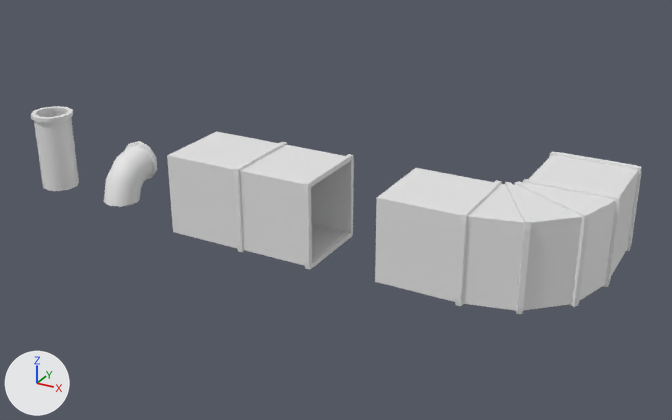
The FBX model Assets/Assets/Environment/Meshes/PipesnVents.fbx, before and after one commit.
One viewpoint serves both versions: a 50 mm camera at (4.91, -4.16, 2.33) aimed at (2.45, 0.32, 0.1). The axes (+X, +Y, +Z) are drawn at lower left. The lights are the same throughout. Where no turn or scale is listed for an object, it has been applied to the vertices.
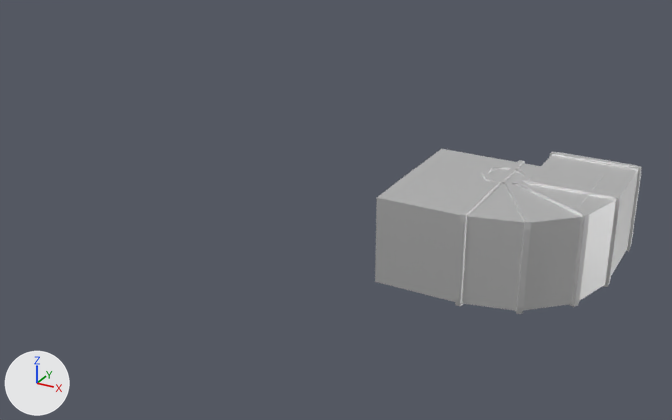
The newer file is also turned or shifted as a whole; pictures and numbers use the older file's frame.

What changed in the scene script:
```text
Add mat_material_007:
    mat_material_007 = principled_material('Material.007')
    mat_material_007.base_color = (0.8, 0.8, 0.8)  # white #e7e7e7
    mat_material_007.metallic = 1.0
    mat_material_007.roughness = 0.553
Add mat_material_004:
    mat_material_004 = principled_material('Material.004')
    mat_material_004.base_color = (0.8, 0.8, 0.8)  # white #e7e7e7
    mat_material_004.metallic = 1.0
    mat_material_004.roughness = 0.553
Add mat_material_005:
    mat_material_005 = principled_material('Material.005')
    mat_material_005.base_color = (0.8, 0.8, 0.8)  # white #e7e7e7
    mat_material_005.metallic = 1.0
    mat_material_005.roughness = 0.553
Change me_cube_013:
    where me_cube_013.from_pydata(...)  # 132 vertices, 80 faces; spans x 0.007..0.946, y -2.101..-1.591, z 0.197..0.707
    used by ob_cube_013; location = (1.658, 1.84, -0.206)
    remove me_cube_013.materials.append(mat_material)  # white #e7e7e7
    me_cube_013 part 1: the whole mesh is moved by (1.324, 0.376, 0.0)
    add me_cube_013.materials.append(mat_material_004)  # white #e7e7e7
Change me_cylinder_006:
    where me_cylinder_006.from_pydata(...)  # 124 vertices, 104 faces; spans x -1.313..-1.063, y -0.117..0.218, z -0.003..0.327
    used by ob_cylinder_006; location = (2.251, 0.0, 0.0)
    me_cylinder_006 part 3: the whole mesh is moved by (2.401, 0.376, 0.0)
Change me_cube_014:
    where me_cube_014.from_pydata(...)  # 322 vertices, 188 faces; spans x -5.583..-4.494, y -0.939..0.137, z 0.37..0.881
    remove me_cube_014.materials.append(mat_material_001)  # white #e7e7e7
    add me_cube_014.materials.append(mat_material_005)  # white #e7e7e7
Change me_cylinder_007:
    where me_cylinder_007.from_pydata(...)  # 84 vertices, 64 faces; spans x -0.73..-0.477, y -0.133..0.133, z 0.0..0.502
    used by ob_cylinder_007; location = (1.144, 0.0, 0.0)
    remove me_cylinder_007.materials.append(mat_material_003)  # white #e7e7e7
    me_cylinder_007 part 2: the whole mesh is moved by (2.925, 0.376, 0.0)
    add me_cylinder_007.materials.append(mat_material_007)  # white #e7e7e7
```

What differs and where, as boxes (x1, y1, x2, y2) in the pictures (672 x 420 px):
'Cube.014', recoloured
    both: (375, 152, 642, 314)
'Cube.013', recoloured, mesh moved
    before: (167, 131, 354, 270)
    after: (417, 149, 604, 208)
'Cylinder.007', recoloured, mesh moved
    before: (31, 106, 79, 191)
    after: (482, 165, 532, 185)
'Cylinder.006', mesh moved (not visible afterwards)
    before: (104, 141, 157, 207)
